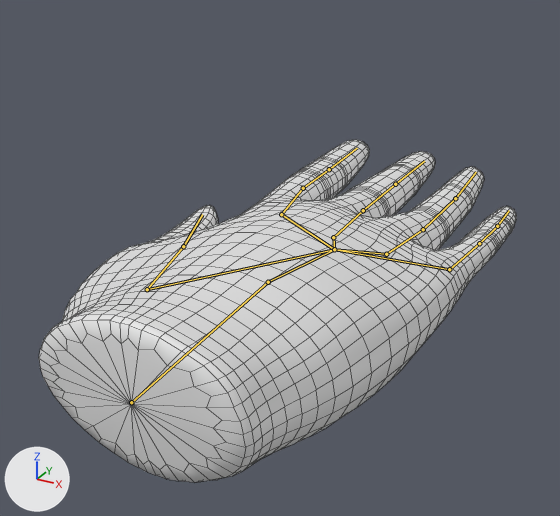
The Blender file Elle-Child-s-Play/Assets/Models/Spin N Spell/Hand/Hand.blend as it was, and as the next commit left it.
Rendered twice from a 50 mm camera at (1.42, -1.59, 1.42) aimed at (-0.28, 1.49, -0.12). Lighting does not change. The marker at lower left points along +X, +Y and +Z. The bones that bend it are drawn over the model as lines. Mesh edges are drawn as thin lines.

The first picture shows 'Hand'.
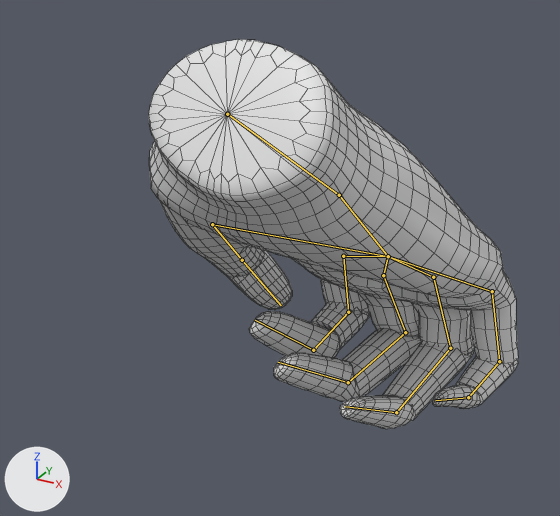
The newer file adds an action. The first version stands in its rest pose; the second is drawn at frame 0 of the action 'Hosing Hose Handle'.

The edits, one by one:
Bone 'Wrist' (bone_wrist) moves from (0.0, 0.0, 0.0) to (0.0, 0.702, 0.804).
Bone 'Wrist' (bone_wrist) turns from (0, 0, 0) to (-29, 3, -9) degrees about its own x, y and z.
Bone 'Palm' (bone_palm) turns from (0, 0, 0) to (-14, -9, 0) degrees about its own x, y and z.
Bone 'Thumb.0' (bone_thumb_0) turns from (0, 0, 0) to (0, 1, -1) degrees about its own x, y and z.
Bone 'Thumb.2' (bone_thumb_2) turns from (0, 0, 0) to (-22, 1, -35) degrees about its own x, y and z.
Bone 'Pinkie.0' (bone_pinkie_0) turns from (0, 0, 0) to (0, 0, -1) degrees about its own x, y and z.
Bone 'Pinkie.1' (bone_pinkie_1) moves from (0.0, 0.0, 0.0) to (0.001, -0.093, 0.03).
Bone 'Pinkie.1' (bone_pinkie_1) turns from (0, 0, 0) to (-42, 1, 0) degrees about its own x, y and z.
Bone 'Pinkie.2' (bone_pinkie_2) moves from (0.0, 0.0, 0.0) to (-0.003, -0.069, -0.012).
Bone 'Pinkie.2' (bone_pinkie_2) turns from (0, 0, 0) to (-77, 11, 0) degrees about its own x, y and z.
Bone 'Pinkie.3' (bone_pinkie_3) moves from (0.0, 0.0, 0.0) to (-0.038, -0.075, -0.037).
Bone 'Pinkie.3' (bone_pinkie_3) turns from (0, 0, 0) to (-41, 16, -1) degrees about its own x, y and z.
Bone 'Ring.1' (bone_ring_1) moves from (0.0, 0.0, 0.0) to (-0.006, -0.029, 0.036).
Bone 'Ring.1' (bone_ring_1) turns from (0, 0, 0) to (-37, -4, -3) degrees about its own x, y and z.
Bone 'Ring.2' (bone_ring_2) moves from (0.0, 0.0, 0.0) to (-0.001, -0.014, -0.004).
Bone 'Ring.2' (bone_ring_2) turns from (0, 0, 0) to (-82, 11, 0) degrees about its own x, y and z.
Bone 'Ring.3' (bone_ring_3) moves from (0.0, 0.0, 0.0) to (-0.013, -0.119, -0.013).
Bone 'Ring.3' (bone_ring_3) turns from (0, 0, 0) to (-53, 11, -21) degrees about its own x, y and z.
Bone 'Middle.0' (bone_middle_0) turns from (0, 0, 0) to (-1, 1, -1) degrees about its own x, y and z.
Bone 'Middle.1' (bone_middle_1) moves from (0.0, 0.0, 0.0) to (0.006, 0.006, -0.015).
Bone 'Middle.1' (bone_middle_1) turns from (0, 0, 0) to (-39, -8, -8) degrees about its own x, y and z.
Bone 'Middle.2' (bone_middle_2) moves from (0.0, 0.0, 0.0) to (-0.003, 0.019, -0.007).
Bone 'Middle.2' (bone_middle_2) turns from (0, 0, 0) to (-89, 17, -9) degrees about its own x, y and z.
Bone 'Middle.3' (bone_middle_3) moves from (0.0, 0.0, 0.0) to (0.016, 0.01, 0.005).
Bone 'Middle.3' (bone_middle_3) turns from (0, 0, 0) to (-51, 15, -23) degrees about its own x, y and z.
Bone 'Pointer.0' (bone_pointer_0) turns from (0, 0, 0) to (4, -5, -4) degrees about its own x, y and z.
Bone 'Pointer.1' (bone_pointer_1) moves from (0.0, 0.0, 0.0) to (0.022, 0.097, -0.076).
Bone 'Pointer.1' (bone_pointer_1) turns from (0, 0, 0) to (-59, 8, -22) degrees about its own x, y and z.
Bone 'Pointer.2' (bone_pointer_2) moves from (0.0, 0.0, 0.0) to (-0.014, 0.056, 0.033).
Bone 'Pointer.2' (bone_pointer_2) turns from (0, 0, 0) to (-66, 0, -19) degrees about its own x, y and z.
Bone 'Pointer.3' (bone_pointer_3) moves from (0.0, 0.0, 0.0) to (0.026, 0.185, 0.059).
Bone 'Pointer.3' (bone_pointer_3) turns from (0, 0, 0) to (-61, 6, -28) degrees about its own x, y and z.

Pixel boxes [x1, y1, x2, y2] of what changed, in the pictures (560 x 516 px):
'Hand', posed (23% narrower, 14% taller)
    before: [39, 140, 516, 482]
    after: [149, 39, 518, 429]
bone 'Wrist', root to tip
    before: (131, 402) to (268, 282)
    after: (227, 114) to (339, 195)
bone 'Palm', root to tip
    before: (268, 282) to (334, 249)
    after: (339, 195) to (388, 256)
bone 'Thumb.0', root to tip
    before: (334, 249) to (147, 289)
    after: (388, 256) to (212, 224)
bone 'Thumb.2', root to tip
    before: (183, 246) to (202, 214)
    after: (242, 260) to (281, 305)
bone 'Pinkie.0', root to tip
    before: (334, 249) to (449, 269)
    after: (388, 256) to (492, 291)
bone 'Pinkie.1', root to tip
    before: (449, 269) to (479, 243)
    after: (492, 291) to (499, 361)
bone 'Pinkie.2', root to tip
    before: (479, 243) to (497, 226)
    after: (499, 361) to (468, 397)
bone 'Pinkie.3', root to tip
    before: (497, 226) to (509, 210)
    after: (468, 397) to (435, 400)
bone 'Ring.1', root to tip
    before: (386, 254) to (423, 229)
    after: (433, 277) to (450, 348)
bone 'Ring.2', root to tip
    before: (423, 229) to (455, 198)
    after: (450, 348) to (396, 412)
bone 'Ring.3', root to tip
    before: (455, 198) to (476, 172)
    after: (396, 412) to (345, 406)
bone 'Middle.0', root to tip
    before: (334, 249) to (333, 237)
    after: (388, 256) to (383, 275)
bone 'Middle.1', root to tip
    before: (333, 237) to (363, 210)
    after: (383, 275) to (405, 332)
bone 'Middle.2', root to tip
    before: (363, 210) to (395, 184)
    after: (405, 332) to (348, 382)
bone 'Middle.3', root to tip
    before: (395, 184) to (424, 161)
    after: (348, 382) to (278, 362)
bone 'Pointer.0', root to tip
    before: (334, 249) to (281, 214)
    after: (388, 256) to (343, 256)
bone 'Pointer.1', root to tip
    before: (281, 214) to (303, 188)
    after: (343, 256) to (348, 312)
bone 'Pointer.2', root to tip
    before: (303, 188) to (329, 169)
    after: (348, 312) to (313, 350)
bone 'Pointer.3', root to tip
    before: (329, 169) to (357, 148)
    after: (313, 350) to (255, 320)
